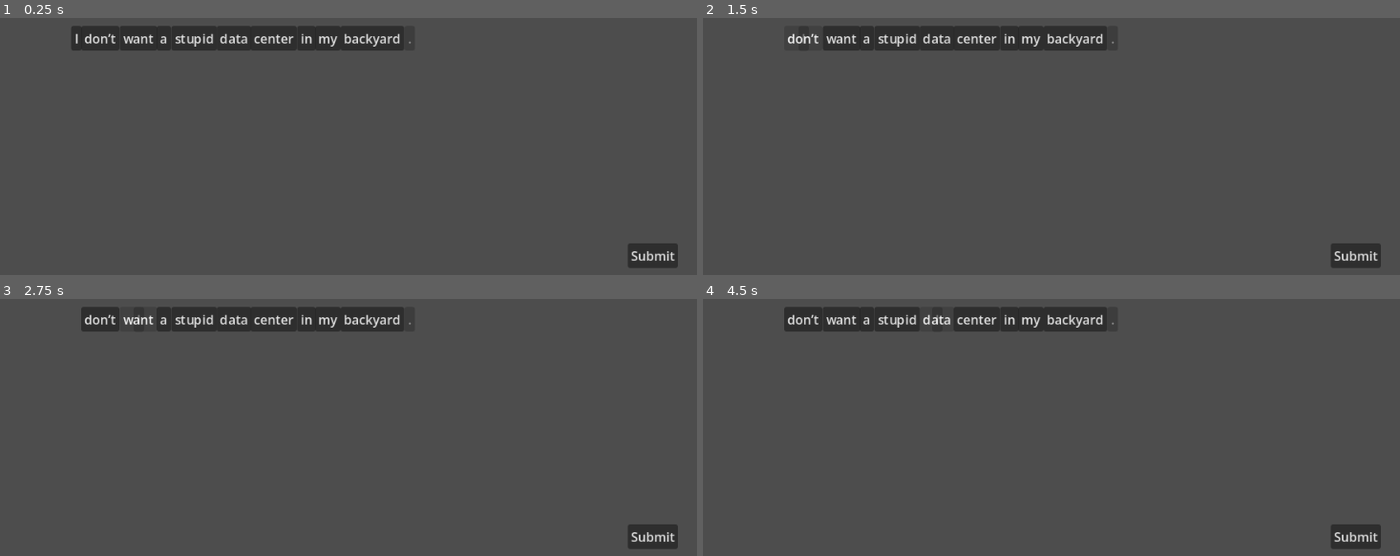
Above: before the commit, frames 1-4 (two rows, left to right).
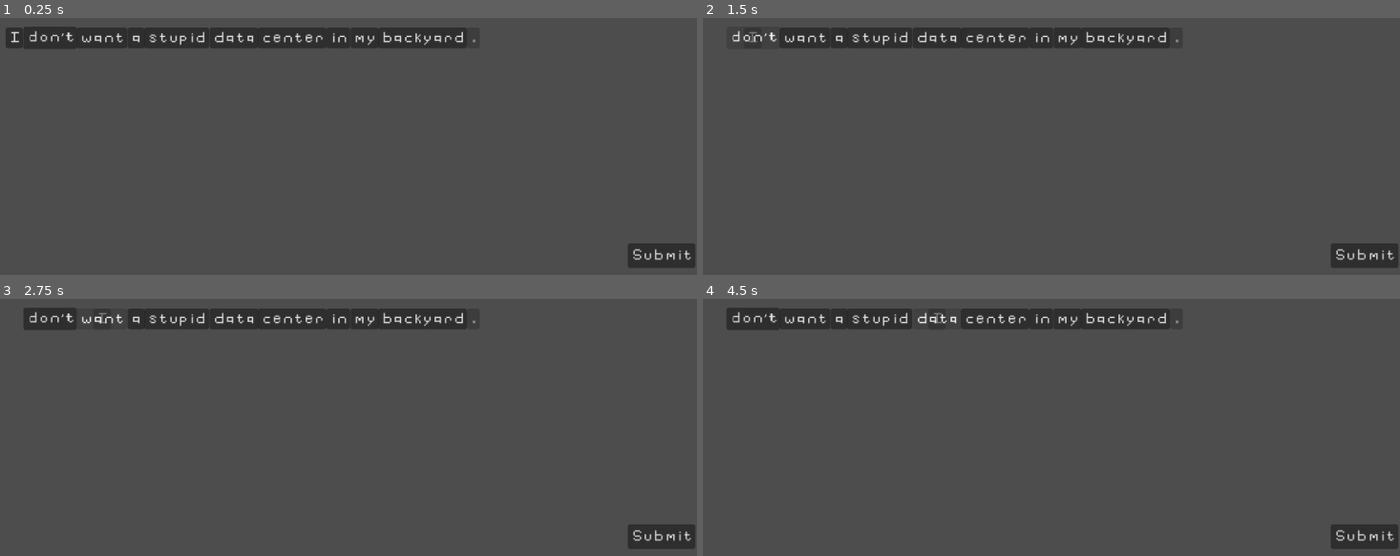
Above: after the commit, the same moments.

Repository: u-sernam-e/word-rot
Game: Godot game, scene res://test.tscn
Two runs of this game, one before a commit and one after it. Both use one fixed random seed, a clock stepped at 60 frames per second and the inputs below.
Inputs:
- Up to frame 1 (0.25 s): no input
- Up to frame 2 (1.5 s): click "I" at 0.5 s; click "don’t" at 1.25 s
- Up to frame 3 (2.75 s): click "want" at 2 s
- Up to frame 4 (4.5 s): click "a" at 2.75 s; click "stupid" at 3.5 s; click "data" at 4.25 s

The runs differ from the first frame. In frame 1, 3.2% of the frame differs, in the area x 0-100%, y 3-98%; in frame 2, 2.5%; in frame 3, 3.0%; in frame 4, 3.1%.

Commit message:
added assets

Diff:
--- a/Levels/base_level.tscn
+++ b/Levels/base_level.tscn
@@ -2,25 +2,32 @@
 
 [ext_resource type="Script" uid="uid://cnkkb6qh2p0jk" path="res://Levels/base_level.gd" id="1_3vydx"]
 [ext_resource type="Texture2D" uid="uid://blhem152esylf" path="res://icon.svg" id="1_ujkqx"]
+[ext_resource type="Texture2D" uid="uid://misv0f1xtgl8" path="res://assets/backgrounds/main_background.png" id="2_m1e4t"]
 [ext_resource type="PackedScene" uid="uid://s33077wypp3v" path="res://ingame/word_controller/word_controller.tscn" id="3_ruyyf"]
 [ext_resource type="PackedScene" uid="uid://c4muhs1j44mq4" path="res://ingame/stock_image_controller/StockImageController.tscn" id="4_m1e4t"]
 
 [sub_resource type="RectangleShape2D" id="RectangleShape2D_1j3jd"]
-size = Vector2(933, 142.5)
+size = Vector2(626, 106)
 
 [node name="BaseLevel" type="Node2D" unique_id=743927325]
 script = ExtResource("1_3vydx")
 
+[node name="LevelBackground" type="Sprite2D" parent="." unique_id=1509265304]
+position = Vector2(480.00003, 272)
+scale = Vector2(3, 3)
+texture = ExtResource("2_m1e4t")
+
 [node name="Timeline" type="Area2D" parent="." unique_id=232681049 groups=["Timeline"]]
 
 [node name="Sprite2D" type="Sprite2D" parent="Timeline" unique_id=1021424441]
+visible = false
 modulate = Color(1, 1, 0, 1)
 position = Vector2(466, 309)
 scale = Vector2(7.15625, 1)
 texture = ExtResource("1_ujkqx")
 
 [node name="CollisionShape2D" type="CollisionShape2D" parent="Timeline" unique_id=1518796861]
-position = Vector2(467, 309.75)
+position = Vector2(409, 367)
 shape = SubResource("RectangleShape2D_1j3jd")
 
 [node name="WordController" parent="." unique_id=149952642 instance=ExtResource("3_ruyyf")]
--- a/project.godot
+++ b/project.godot
@@ -27,11 +27,16 @@
 
 window/size/viewport_width=960
 window/size/viewport_height=540
+window/size/mode=1
 window/stretch/mode="viewport"
 
 [global_group]
 
 Timeline=""
+
+[gui]
+
+theme/custom_font="uid://cwg6v46rntqkf"
 
 [layer_names]
 
Binary file added: assets/backgrounds/interview_bg.png
Not shown, added: assets/backgrounds/interview_bg.png.import
Binary file added: assets/backgrounds/main_background.png
Not shown, added: assets/backgrounds/main_background.png.import
Binary file added: assets/characters/economist.png
Not shown, added: assets/characters/economist.png.import
Binary file added: assets/characters/environmental_activist.png
Not shown, added: assets/characters/environmental_activist.png.import
Binary file added: assets/characters/ex_employee.png
Not shown, added: assets/characters/ex_employee.png.import
Binary file added: assets/characters/interviewer.png
Not shown, added: assets/characters/interviewer.png.import
(and 82 more such lines)
